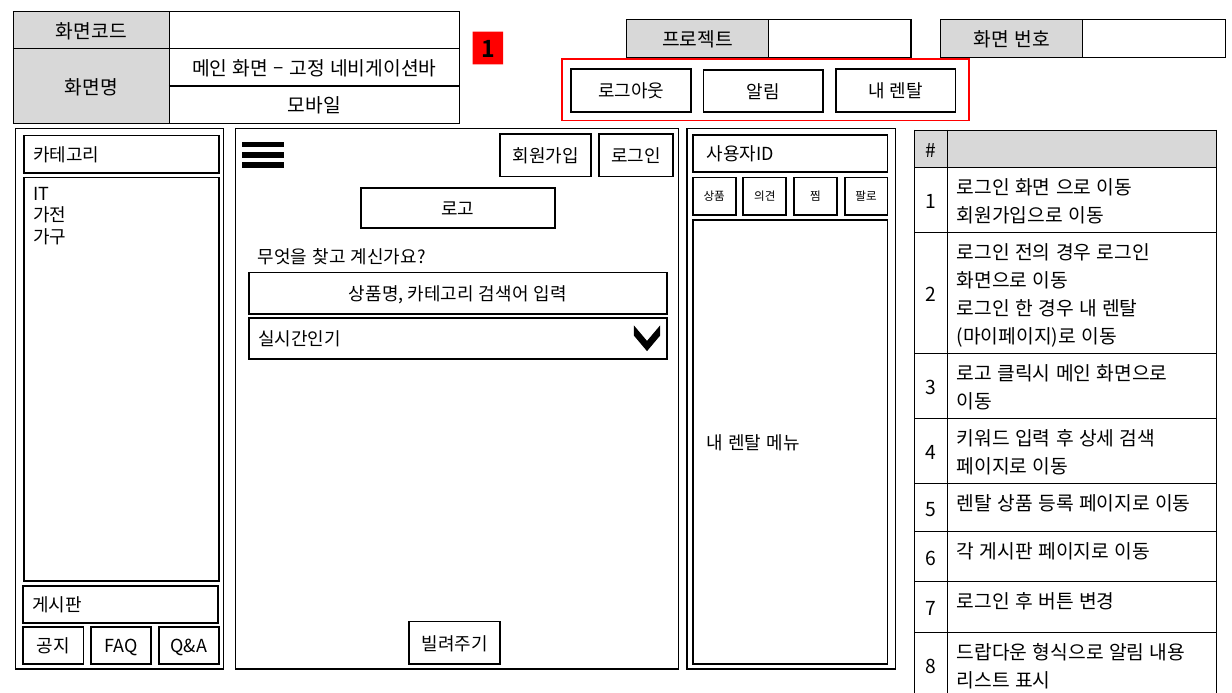
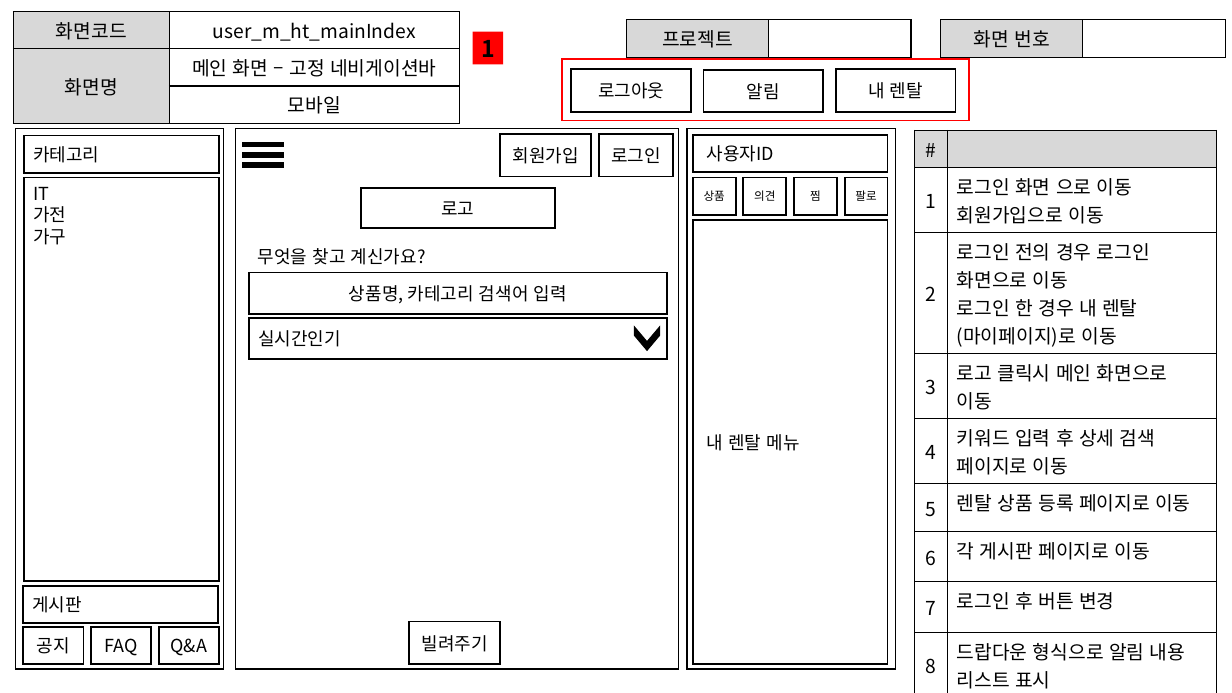
Before and after one commit to ezenteam2/RentalEquip, a slide deck: slide 3 of 0 발표용 파워포인트/project04 - 파워포인트 종합 - 현태.pptx. Drawn at 1232x693 pixels with LibreOffice and Linux fonts; fonts in the diff are those of the drawing. Boxes give left, top, right and bottom in pixels: in the first picture for what was removed or moved away, otherwise in the second. Text is boxed around its words. In the diff, an @@ line names an element or a change of style, - is before the commit and + after.

```diff
--- a/0 발표용 파워포인트/project04 - 파워포인트 종합 - 현태.pptx
+++ b/0 발표용 파워포인트/project04 - 파워포인트 종합 - 현태.pptx
@@ table at (13, 12, 459, 118) @@
-row 1, column 2: 
+row 1, column 2: user_m_ht_mainIndex
```
Also in this commit, not shown: 13 other slides changed, 1 other file.
